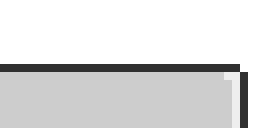
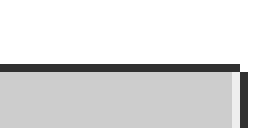
Revision of a layered 256 x 128 image; what changed, layer by layer:
renamed "Layer 1" to "Layer 2", painted on it over [224, 72, 232, 80]
